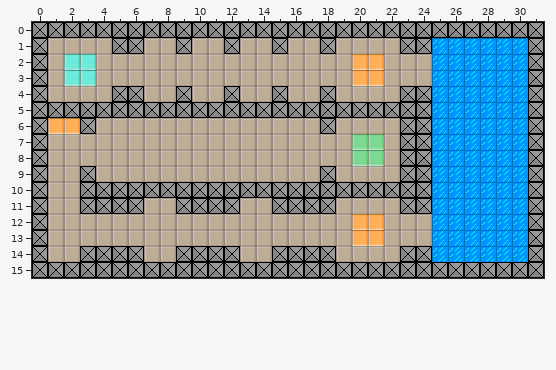
Level history. Tiled map: gamex/assets/levels/test3.tmx. The first picture shows the starting point.
Cells are 16x16 px. Shown: x 0..31, y 0..15.
The result:
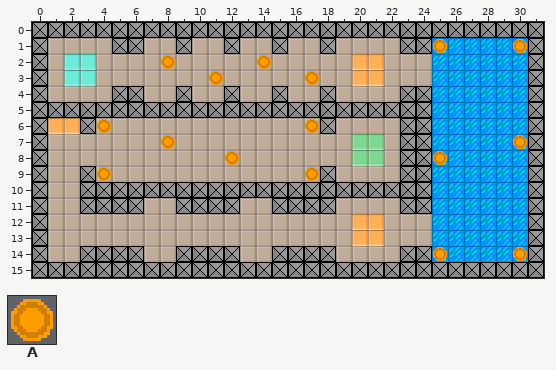
Key: from "tileset": A 6 "coin_single".
_ is an empty cell.
Tiles of an added or newly shown layer are drawn over the layers below it.
Change:
Layer "Tile Layer 2" (added):
There is now tile A in row 1 at x 25 and 30; in row 2 at x 8 and 14; in row 3 at x 11 and 17; in row 6 at x 4 and 17; in row 7 at x 8 and 30; in row 8 at x 12 and 25.
There is now tile A in row 9 at x 4 and 17; in row 14 at x 25 and 30.
